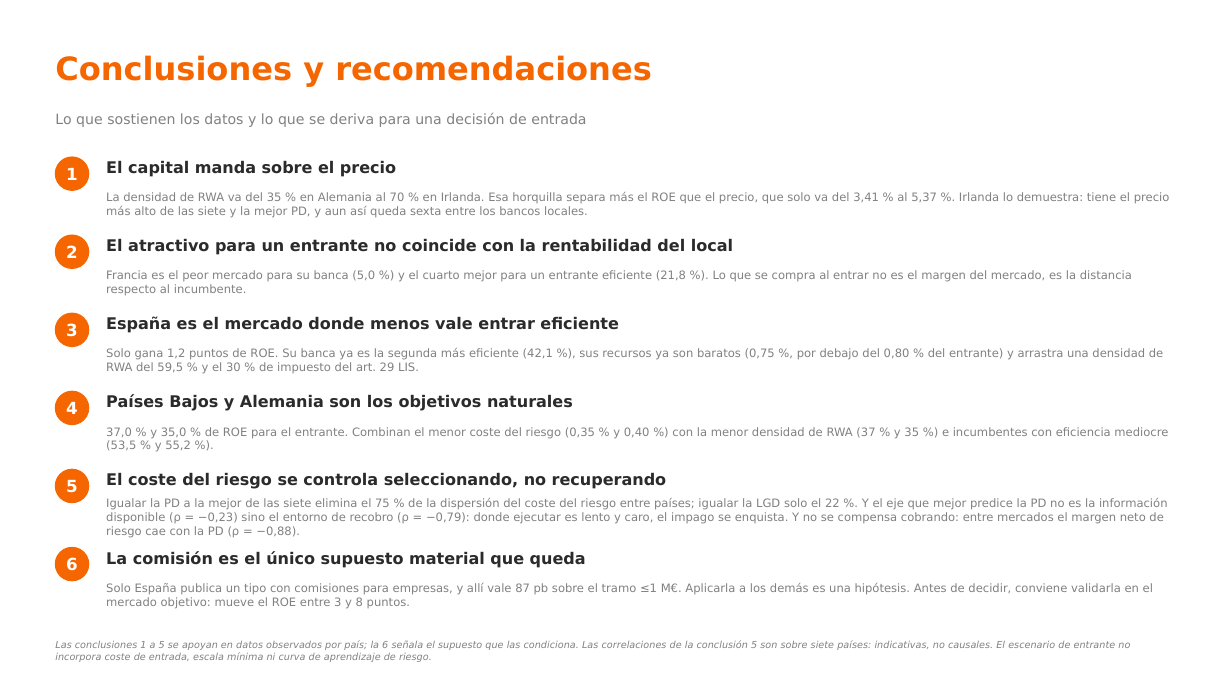
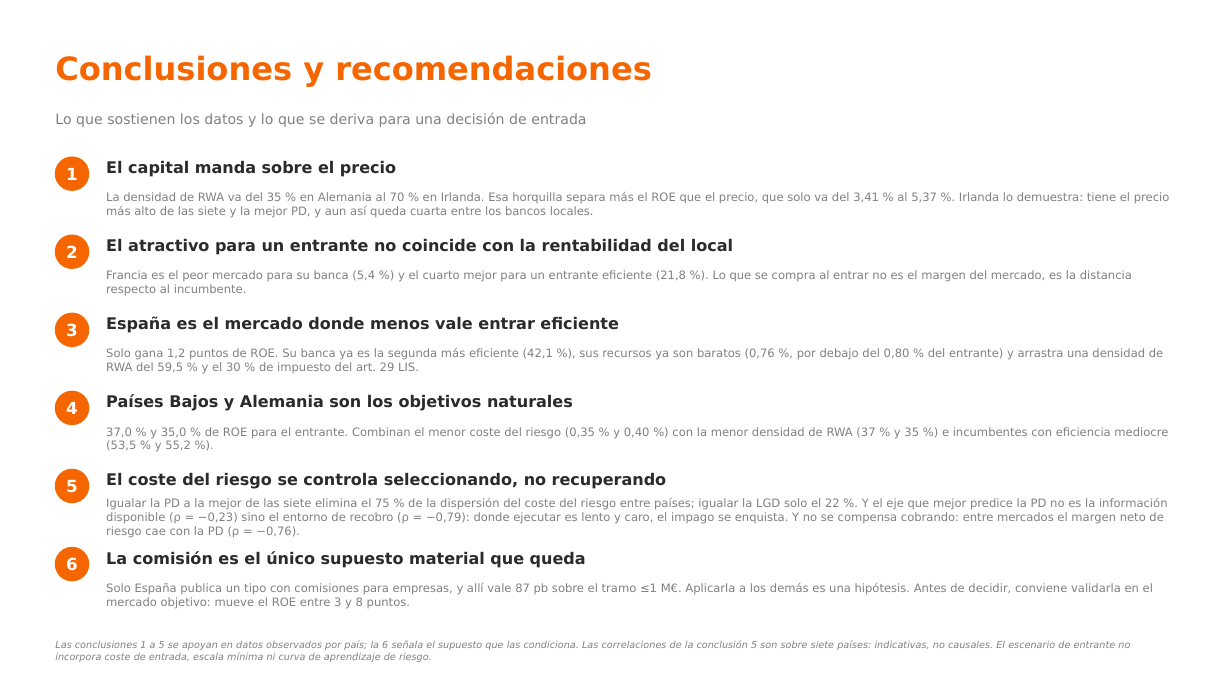
Before and after one commit to agomez2812-lang/sturdy-barnacle, a slide deck: slide 25 of pres/rentabilidad_pyme.pptx. Drawn at 1232x693 pixels with LibreOffice and Linux fonts; fonts in the diff are those of the drawing. Boxes give left, top, right and bottom in pixels: in the first picture for what was removed or moved away, otherwise in the second. Text is boxed around its words. In the diff, an @@ line names an element or a change of style, - is before the commit and + after.

```diff
--- a/pres/rentabilidad_pyme.pptx
+++ b/pres/rentabilidad_pyme.pptx
@@ text at bbox=[106, 192, 1170, 218]: text changed @@
-La densidad de RWA va del 35 % en Alemania al 70 % en Irlanda. Esa horquilla separa más el ROE que el precio, que solo va del 3,41 % al 5,37 %. Irlanda lo demuestra: tiene el precio más alto de las siete y la mejor PD, y aun así queda sexta entre los bancos locales.
+La densidad de RWA va del 35 % en Alemania al 70 % en Irlanda. Esa horquilla separa más el ROE que el precio, que solo va del 3,41 % al 5,37 %. Irlanda lo demuestra: tiene el precio más alto de las siete y la mejor PD, y aun así queda cuarta entre los bancos locales.
@@ text at bbox=[106, 270, 1132, 296]: text changed @@
-Francia es el peor mercado para su banca (5,0 %) y el cuarto mejor para un entrante eficiente (21,8 %). Lo que se compra al entrar no es el margen del mercado, es la distancia respecto al incumbente.
+Francia es el peor mercado para su banca (5,4 %) y el cuarto mejor para un entrante eficiente (21,8 %). Lo que se compra al entrar no es el margen del mercado, es la distancia respecto al incumbente.
@@ text at bbox=[106, 348, 1163, 374]: text changed @@
-Solo gana 1,2 puntos de ROE. Su banca ya es la segunda más eficiente (42,1 %), sus recursos ya son baratos (0,75 %, por debajo del 0,80 % del entrante) y arrastra una densidad de RWA del 59,5 % y el 30 % de impuesto del art. 29 LIS.
+Solo gana 1,2 puntos de ROE. Su banca ya es la segunda más eficiente (42,1 %), sus recursos ya son baratos (0,76 %, por debajo del 0,80 % del entrante) y arrastra una densidad de RWA del 59,5 % y el 30 % de impuesto del art. 29 LIS.
@@ text at bbox=[106, 498, 1168, 537]: text changed @@
-Igualar la PD a la mejor de las siete elimina el 75 % de la dispersión del coste del riesgo entre países; igualar la LGD solo el 22 %. Y el eje que mejor predice la PD no es la información disponible (ρ = −0,23) sino el entorno de recobro (ρ = −0,79): donde ejecutar es lento y caro, el impago se enquista. Y no se compensa cobrando: entre mercados el margen neto de riesgo cae con la PD (ρ = −0,88).
+Igualar la PD a la mejor de las siete elimina el 75 % de la dispersión del coste del riesgo entre países; igualar la LGD solo el 22 %. Y el eje que mejor predice la PD no es la información disponible (ρ = −0,23) sino el entorno de recobro (ρ = −0,79): donde ejecutar es lento y caro, el impago se enquista. Y no se compensa cobrando: entre mercados el margen neto de riesgo cae con la PD (ρ = −0,76).
```
Also in this commit, not shown: 8 other slides changed, 11 other files.
